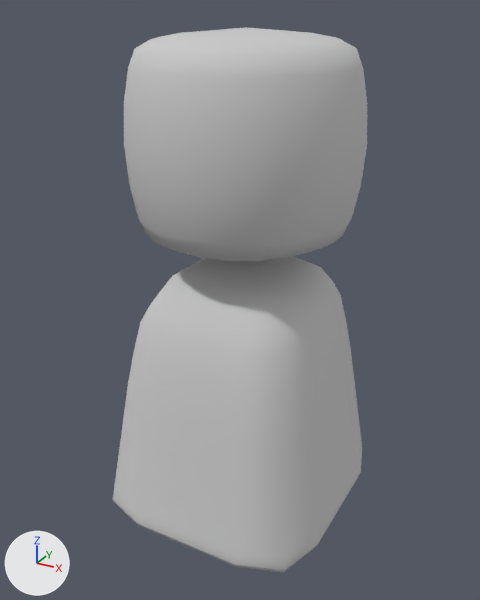
Two versions of the FBX model Assets/models/zombie2_animated.FBX, one commit apart.
Rendered twice from a 50 mm lens placed at (0.0768, -0.1425, 0.1316), pointed at (-0.0006, -0.0017, 0.0612). The axes (+X, +Y, +Z) are drawn at lower left. The lights are the same throughout. Where no turn or scale is listed for an object, it has been applied to the vertices.

Objects in the first picture: 'Zombie2_mesh'.
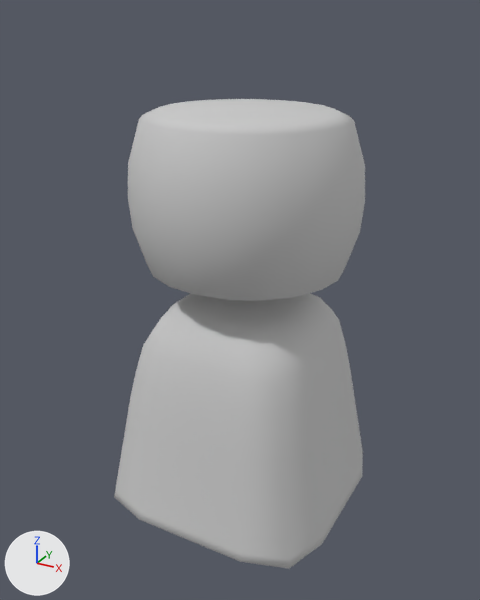
What the commit changed:
me_mesh is used by ob_zombie2_mesh; location (0.0, 0.0, 0.0).
me_mesh had 732 vertices, 1456 faces and spanned x -0.0306..0.0306, y -0.0329..0.0329, z 0.0..0.1276.
me_mesh now has 416 vertices, 824 faces and spans x -0.0314..0.0314, y -0.0312..0.0312, z 0.0..0.1116.
me_mesh part 1: the loose piece of 442 vertices spanning x -0.0287..0.0287, y -0.0293..0.0293, z 0.0772..0.1276 is rebuilt with 142 vertices and now spans x -0.0294..0.0294, y -0.0278..0.0278, z 0.0675..0.1116.
me_mesh part 2: 289 vertices removed from x -0.0306..0.0306, y -0.0329..0.0329, z 0.0..0.0736; 273 vertices added at x -0.0314..0.0314, y -0.0312..0.0312, z 0.0..0.0644.

Changed parts and their boxes [x1, y1, x2, y2] in the pictures (480 x 600 px; the box of a moved part takes in the faces that stretch with it):
'Zombie2_mesh', reshaped (14% shorter): before [113, 27, 367, 573]; after [114, 99, 365, 569]
part 1 of me_mesh, rebuilt (14% shorter): before [124, 27, 367, 261]; after [128, 99, 365, 301]
part 2 of me_mesh, moved or reshaped: before [113, 256, 362, 573]; after [114, 293, 363, 569]
